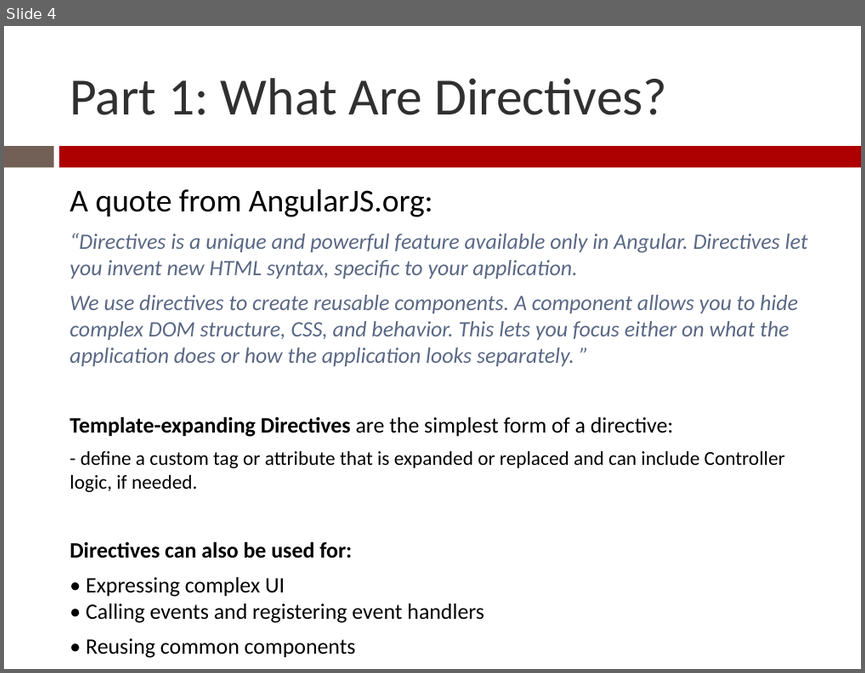
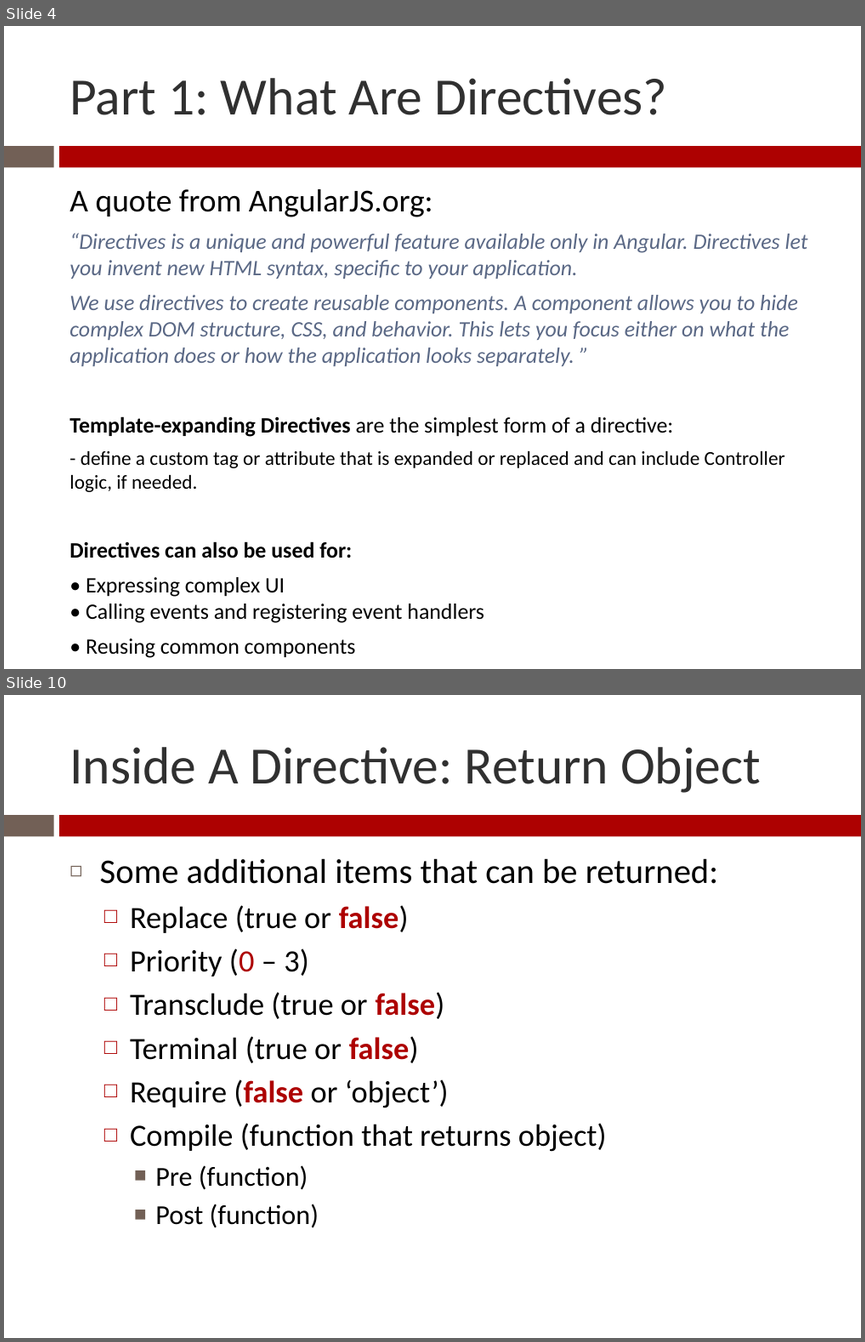
Before and after one commit to Zenitram-Oriaj/AngularJS_Directives, a slide deck: presentation/ajs_dir_presentation.pptx. Shown one above the other, each under a label of ours: slide 4 before the commit, slides 4 and 10 after it; the slides between them are not shown. The pictures are 865x673 and 865x1342 pixels, drawn with LibreOffice and Linux fonts; fonts in the diff are those of the drawing. Boxes give left, top, right and bottom in pixels: in the first picture for what was removed or moved away, otherwise in the second. Text is boxed around its words. In the diff, an @@ line names an element or a change of style, - is before the commit and + after.

```diff
--- a/presentation/ajs_dir_presentation.pptx
+++ b/presentation/ajs_dir_presentation.pptx
@@ slide 10 added at box(4, 695, 861, 1338), background #FFFFFF; not listed: 2 template elements that a slide beside it also shows @@
@@ title added at box(69, 747, 760, 793), 44 pt, text #303030 @@
+Inside A Directive: Return Object
@@ text added at box(100, 858, 718, 1228), 26 pt, text #000000 @@
+◻ Some additional items that can be returned:
+  □ Replace (true or false)
+  □ Priority (0 – 3)
+  □ Transclude (true or false)
+  □ Terminal (true or false)
+  □ Require (false or ‘object’)
+  □ Compile (function that returns object)
+    ■ Pre (function)
+    ■ Post (function)
```
Also in this commit, not shown: 6 slides changed, 5 other slides added, 1 slide removed, 1 other file.
